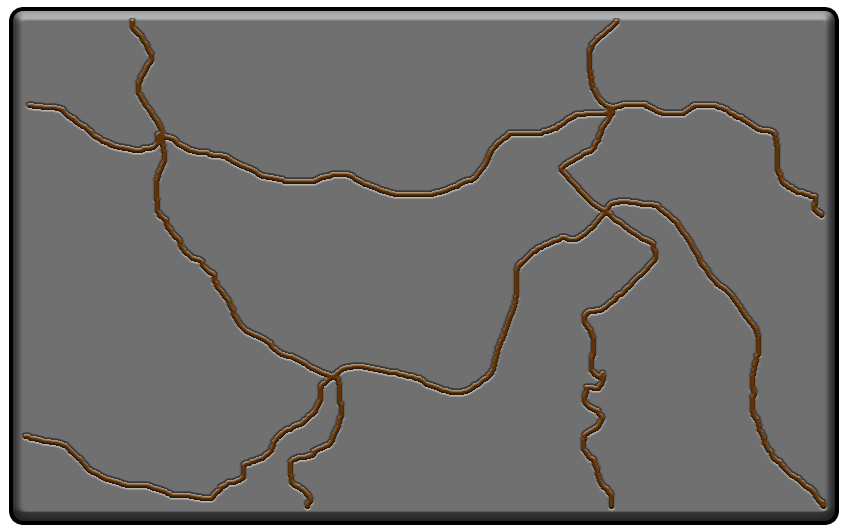
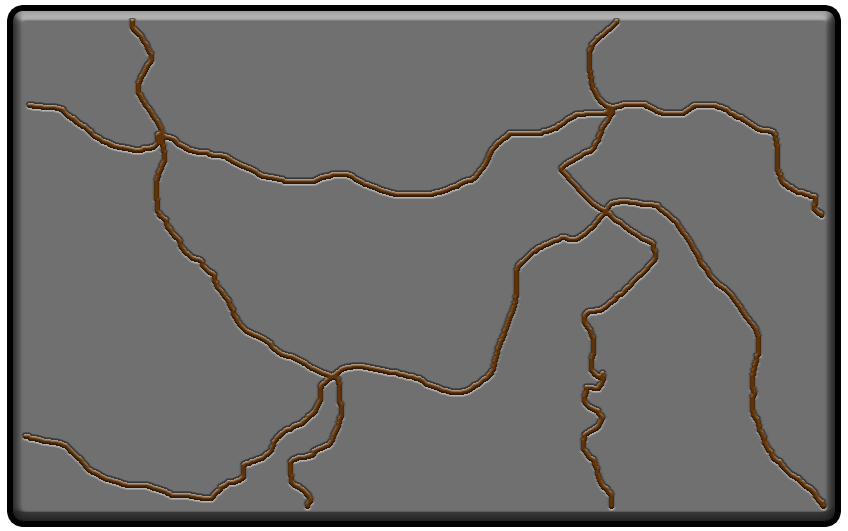
The second w=848, h=531 image is a revision of the first. Changes to its layers:
pixels changed over [7, 5, 841, 527] (layer not identified)
